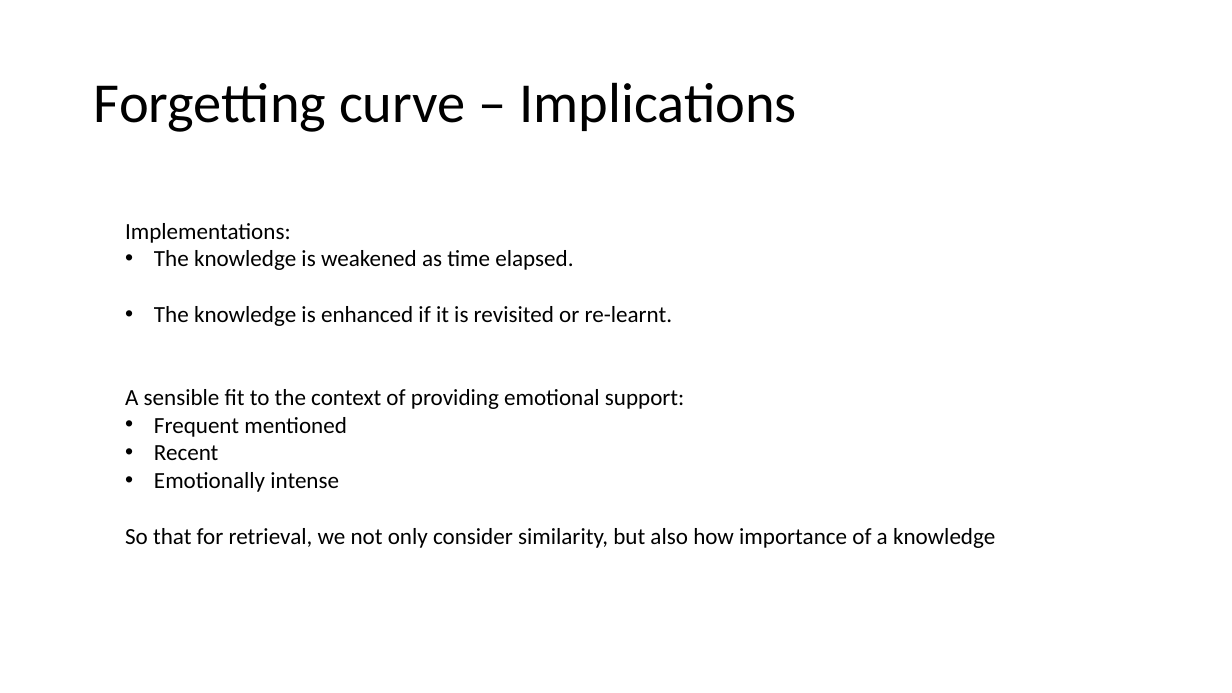
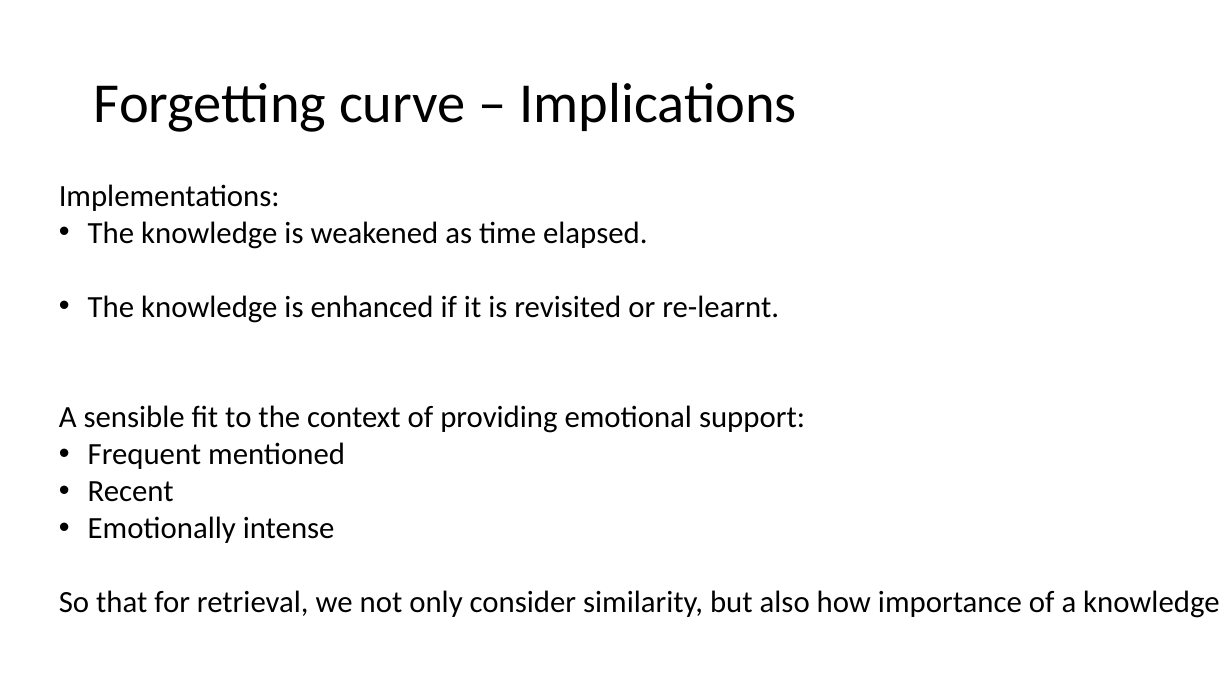
Before and after one commit to Astonzzh/slide, a slide deck: slide 42 of presentation1.pptx (slide 41 before the commit). Drawn at 1232x693 pixels with LibreOffice and Linux fonts; fonts in the diff are those of the drawing. Boxes give left, top, right and bottom in pixels: in the first picture for what was removed or moved away, otherwise in the second. Text is boxed around its words. In the diff, an @@ line names an element or a change of style, - is before the commit and + after.

```diff
--- a/presentation1.pptx
+++ b/presentation1.pptx
@@ text "Implementations:": place and size @@
-text "Implementations:" at [125,223,995,548]
+text "Implementations:" at [59,184,1219,618]
@@ text "Implementations:" at [59,184,1219,618]: size 18 to 24 pt @@
```
Also in this commit, not shown: 30 other slides changed, 2 slides added, 1 slide removed.
